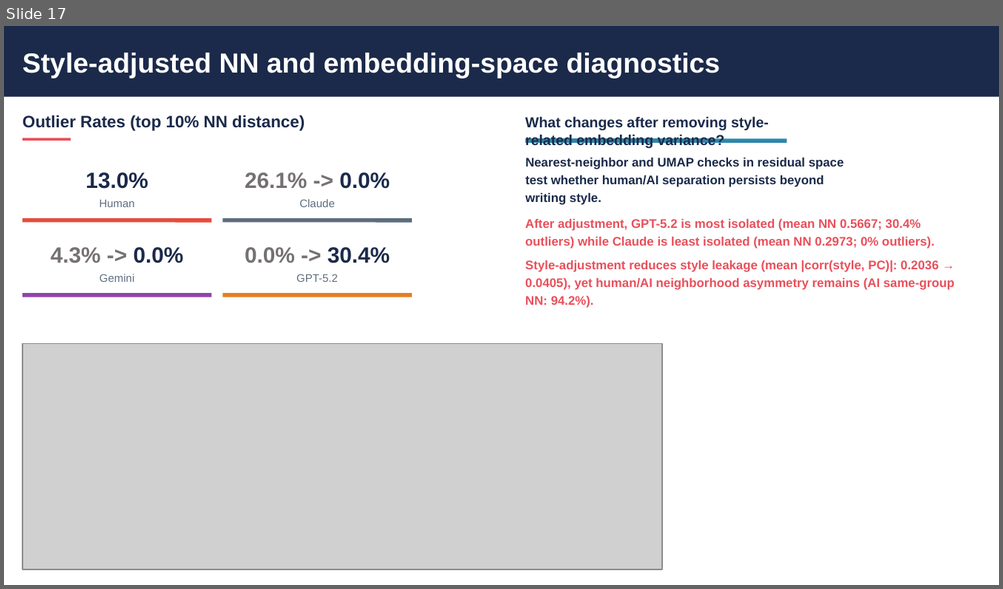
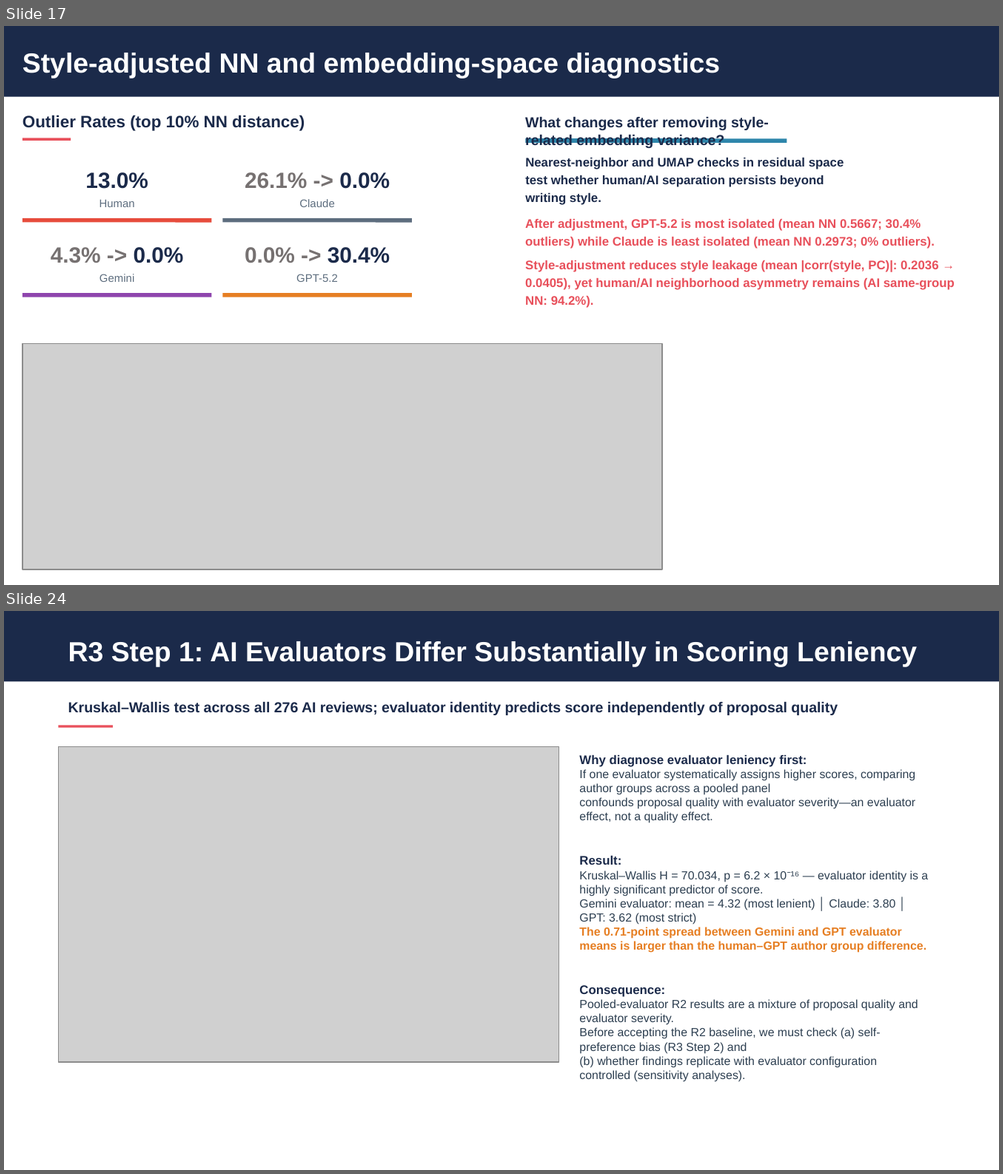
Before and after one commit to eveyhuang/human-AI-proposal, a slide deck: results/diversity_analysis_presentation_baseline_updated_20260218.pptx. Shown one above the other, each under a label of ours: slide 17 before the commit, slides 17 and 24 after it; the slides between them are not shown. The pictures are 1003x589 and 1003x1174 pixels, drawn with LibreOffice and Linux fonts; fonts in the diff are those of the drawing; grey boxes stand for pictures. Boxes give left, top, right and bottom in pixels: in the first picture for what was removed or moved away, otherwise in the second. Text is boxed around its words. In the diff, an @@ line names an element or a change of style, - is before the commit and + after.

Commit message:
fix errors in compare proposals and update quality to slides

```diff
--- a/results/diversity_analysis_presentation_baseline_updated_20260218.pptx
+++ b/results/diversity_analysis_presentation_baseline_updated_20260218.pptx
@@ slide 24 added at (x1=4, y1=611, x2=999, y2=1170), background #FFFFFF @@
@@ rectangle added at (x1=4, y1=611, x2=999, y2=681), fill #1B2A4A @@
@@ text added at (x1=68, y1=641, x2=916, y2=667), 20 pt, text #FFFFFF, bold @@
+R3 Step 1: AI Evaluators Differ Substantially in Scoring Leniency
@@ text added at (x1=68, y1=701, x2=837, y2=715), 10.5 pt, text #1B2A4A, bold @@
+Kruskal–Wallis test across all 276 AI reviews; evaluator identity predicts score independently of proposal quality
@@ rectangle added at (x1=59, y1=726, x2=114, y2=729), fill #E8505B @@
@@ picture added at (x1=59, y1=747, x2=559, y2=1062) @@
@@ text added at (x1=579, y1=755, x2=928, y2=1068), 8.5 pt, text #2C3E50 @@
+Why diagnose evaluator leniency first:
+If one evaluator systematically assigns higher scores, comparing author groups across a pooled panel
+confounds proposal quality with evaluator severity—an evaluator effect, not a quality effect.
+Result:
+Kruskal–Wallis H = 70.034, p = 6.2 × 10⁻¹⁶ — evaluator identity is a highly significant predictor of score.
+Gemini evaluator: mean = 4.32 (most lenient) │ Claude: 3.80 │ GPT: 3.62 (most strict)
+The 0.71-point spread between Gemini and GPT evaluator means is larger than the human–GPT author group difference.
+Consequence:
+Pooled-evaluator R2 results are a mixture of proposal quality and evaluator severity.
+Before accepting the R2 baseline, we must check (a) self-preference bias (R3 Step 2) and
+(b) whether findings replicate with evaluator configuration controlled (sensitivity analyses).
```
Also in this commit, not shown: 12 other slides added, 2 slides removed, 19 other files.
